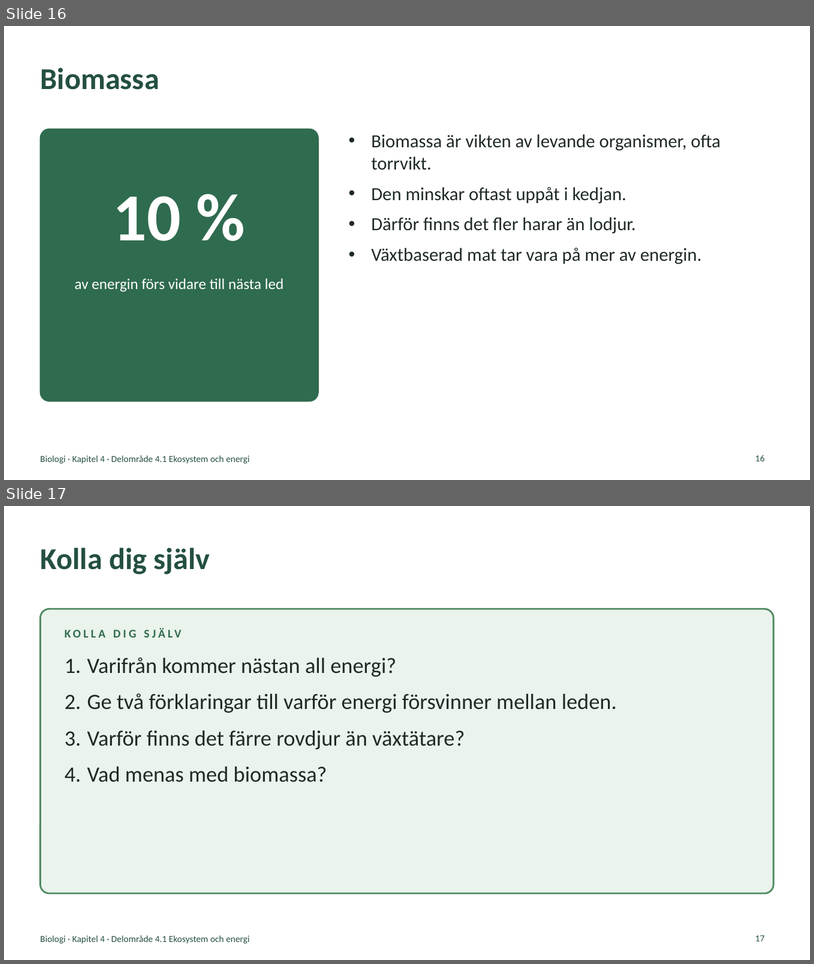
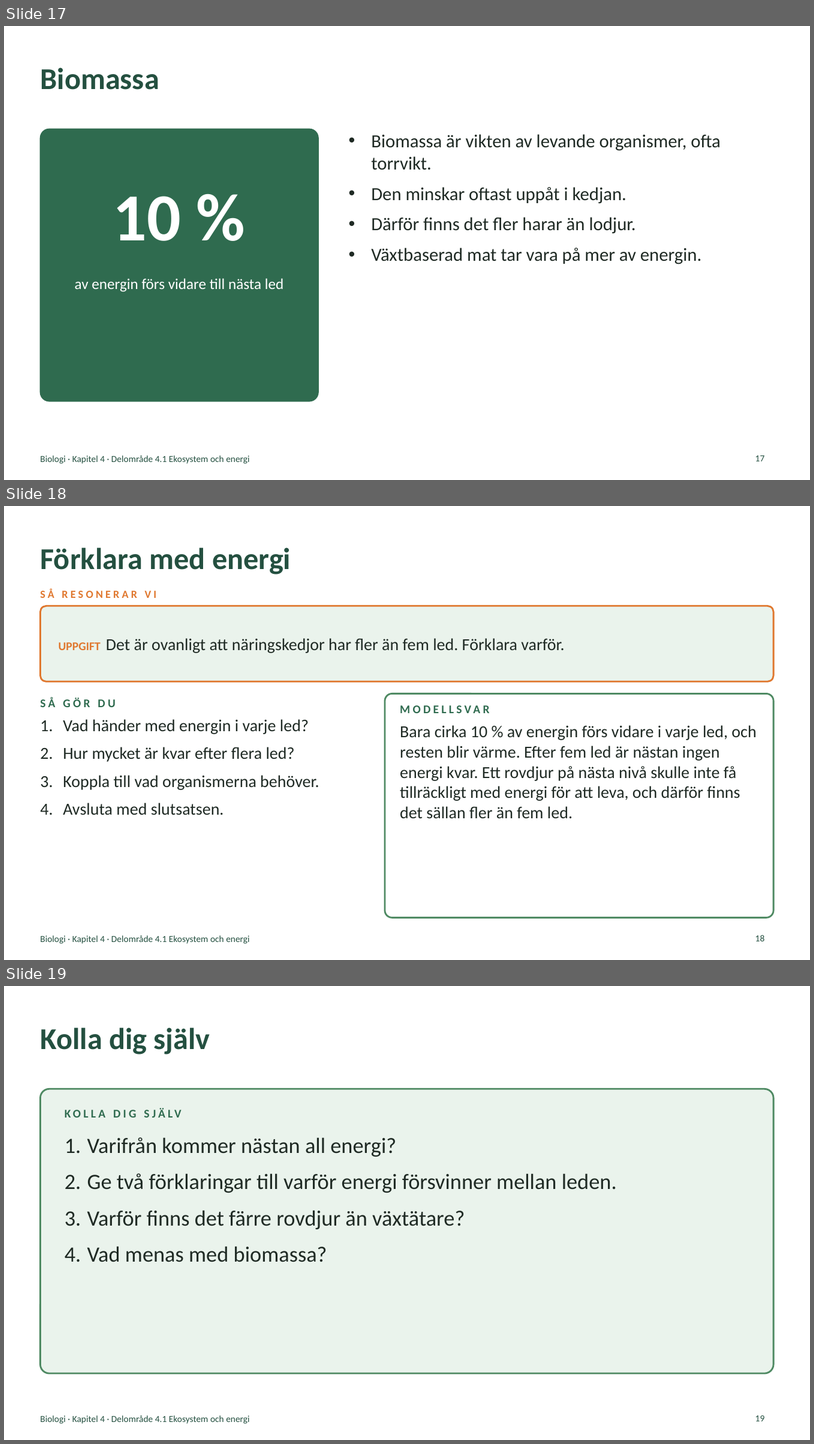
Before and after one commit to sweviktor95/pluggis, a slide deck: planering/biologi-omrade4/biologi-4-1-ekosystem-och-energi.pptx. Shown one above the other, each under a label of ours: slides 16 and 17 before the commit, slides 17, 18 and 19 after it. The pictures are 814x964 and 814x1444 pixels, drawn with LibreOffice and Linux fonts; fonts in the diff are those of the drawing. Boxes give left, top, right and bottom in pixels: in the first picture for what was removed or moved away, otherwise in the second. Text is boxed around its words. In the diff, an @@ line names an element or a change of style, - is before the commit and + after.

```diff
--- a/planering/biologi-omrade4/biologi-4-1-ekosystem-och-energi.pptx
+++ b/planering/biologi-omrade4/biologi-4-1-ekosystem-och-energi.pptx
@@ slide 18 added at <box>4,506,810,960</box>, background #FFFFFF; not listed: 1 template element that a slide beside it also shows @@
@@ title added at <box>40,547,291,574</box>, 36 pt, text #245040, bold @@
+Förklara med energi
@@ text added at <box>40,589,157,598</box>, 13 pt, text #E0782F, bold @@
+SÅ RESONERAR VI
@@ rounded rectangle added at <box>40,606,774,681</box>, fill #EAF3EC, outline #E0782F 2 pt @@
@@ text added at <box>59,638,564,653</box>, 20 pt, text #1F2A24 @@
+UPPGIFT Det är ovanligt att näringskedjor har fler än fem led. Förklara varför.
@@ text added at <box>40,697,115,707</box>, 14 pt, text #2F6B4F, bold @@
+SÅ GÖR DU
@@ rounded rectangle added at <box>385,694,774,918</box>, fill #FFFFFF, outline #4F8A63 2 pt @@
@@ text added at <box>400,700,642,718</box>, 14 pt, text #2F6B4F, bold @@
+MODELLSVAR
@@ text added at <box>63,719,319,815</box>, 20 pt, text #1F2A24 @@
+1. Vad händer med energin i varje led?
+2. Hur mycket är kvar efter flera led?
+3. Koppla till vad organismerna behöver.
+4. Avsluta med slutsatsen.
@@ text added at <box>400,725,756,819</box>, 20 pt, text #1F2A24 @@
+Bara cirka 10 % av energin förs vidare i varje led, och resten blir värme. Efter fem led är nästan ingen energi kvar. Ett rovdjur på nästa nivå skulle inte få tillräckligt med energi för att leva, och därför finns det sällan fler än fem led.
@@ page number added at <box>756,934,765,941</box>, 11 pt, text #245040 @@
+18
@@ what was slide 16 is now slide 17 @@
@@ page number at <box>756,455,765,461</box>: text changed @@
-16
+17
@@ what was slide 17 is now slide 19 @@
@@ page number at <box>756,1415,765,1421</box>: text changed @@
-17
+19
```
Also in this commit, not shown: 1 other slide added, 8 other files.
